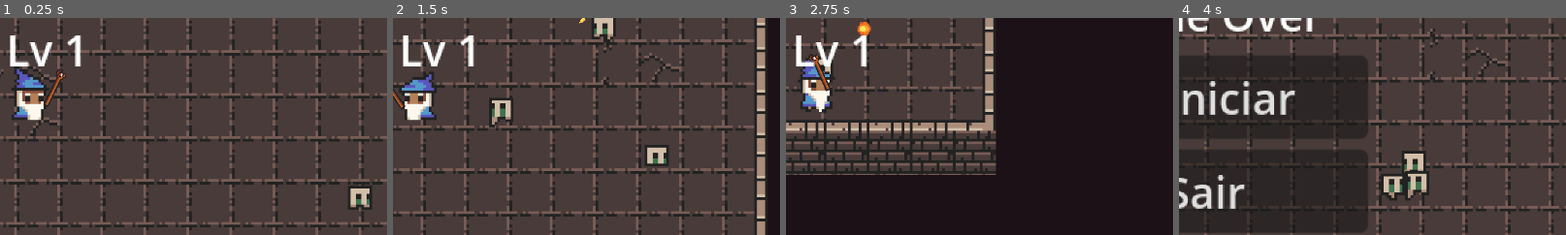
Above: before the commit, frames 1-4 (left to right).
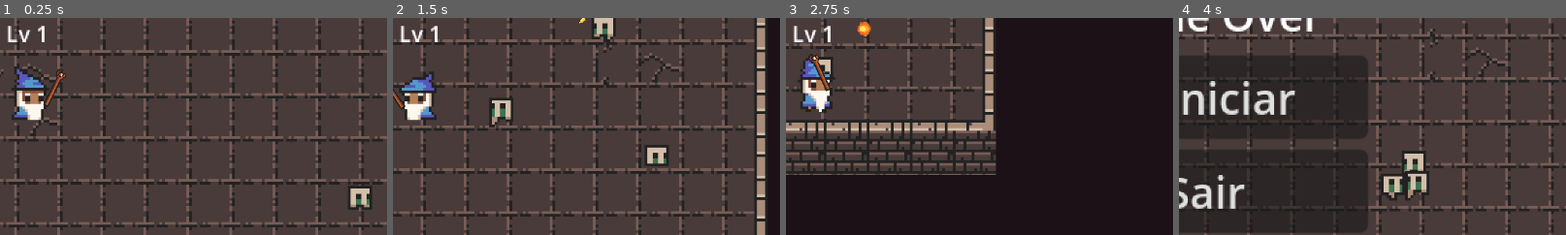
Above: after the commit, the same moments.

Repository: leanfj/infinit-dungeon
Game: Godot game, scene res://scenes/world_node_2d.tscn
The game is run twice, just before and just after one commit, with the same random seed, the same clock (stepped at 60 frames per second) and the same inputs.
Inputs (mouse positions are % of the whole screen's width and height, from its top left):
- Up to frame 1 (0.25 s): no input
- Up to frame 2 (1.5 s): tap Enter at 0.5 s; move the mouse to (72, 45) at 0.52 s; press the mouse at (72, 45) at 0.53 s; hold D (move_right) 0.53-1.28 s; move the mouse to (30, 55) at 1.27 s; release the mouse at (30, 55) at 1.28 s; hold S (move_down) from 1.28 s (still down); right-click (30, 55) at 1.35 s
- Up to frame 3 (2.75 s): move the mouse to (60, 28) at 2.02 s; release S (move_down) at 2.03 s; press the mouse at (60, 28) at 2.03 s; hold D (move_right) from 2.03 s (still down)
- Up to frame 4 (4 s): move the mouse to (45, 70) at 2.77 s; release D (move_right) at 2.78 s; release the mouse at (45, 70) at 2.78 s; hold W (move_up) 2.78-3.53 s; right-click (45, 70) at 2.85 s; move the mouse to (80, 65) at 3.52 s; press the mouse at (80, 65) at 3.53 s; hold A (move_left) from 3.53 s (still down)
The pictures show only the part of the screen within x 46-96%, y 35-85%; the shares and areas given below are measured in that part.

The runs differ from the first frame. In frame 1, 1.2% of the frame differs, in the area x 2-22%, y 3-23%; in frame 2, 1.2%; in frame 3, 1.2%; in frame 4, nothing differs.

Commit message:
Enhance TinyZombie character with experience reward; update player healing logic to reference max health correctly; adjust level label font size; increase max health gain on level up.

Diff:
--- a/entities/Enemies/TinyZombie/tiny_zombie_character_body_2d.tscn
+++ b/entities/Enemies/TinyZombie/tiny_zombie_character_body_2d.tscn
@@ -92,6 +92,7 @@
 radius = 5.628802
 
 [node name="TinyZombieCharacterBody2D" node_paths=PackedStringArray("_animation_sprite") instance=ExtResource("1_io6xf")]
+exp_reward = 1
 _animation_sprite = NodePath("AnimatedSprite2D")
 
 [node name="AnimatedSprite2D" parent="." index="0"]
@@ -107,8 +108,7 @@
 shape = SubResource("CapsuleShape2D_201g8")
 
 [node name="HurtBoxArea2D" parent="." index="2" instance=ExtResource("11_5ggfw")]
-collision_mask = 256
-target_groups = ["player"]
+target_groups = Array[String](["player"])
 
 [node name="CollisionShape2D2" type="CollisionShape2D" parent="HurtBoxArea2D" index="1"]
 position = Vector2(0.14066505, 0.088567734)
--- a/entities/player/player_character_body_2d.gd
+++ b/entities/player/player_character_body_2d.gd
@@ -55,8 +55,10 @@
 
 func heal(amount: int, max_cap: int = -1) -> void:
 	var cap: int = _max_health
+	if stats is CharacterStats:
+		cap = (stats as CharacterStats).max_health
 	if max_cap >= 0:
-		cap = min(max_cap, _max_health)
+		cap = min(max_cap, cap)
 	_player_health = clamp(_player_health + amount, 0, cap)
 	if stats is CharacterStats:
 		(stats as CharacterStats).current_health = _player_health
@@ -83,6 +85,9 @@
 
 
 func _on_stats_leveled_up(_new_level: int) -> void:
+	if stats is CharacterStats:
+		var cs := stats as CharacterStats
+		cs.current_health = cs.max_health
 	_sync_from_stats()
 	_update_level_label()
 
--- a/entities/player/player_character_body_2d.tscn
+++ b/entities/player/player_character_body_2d.tscn
@@ -30,5 +30,6 @@
 [node name="LevelLabel" type="Label" parent="."]
 offset_left = -8.0
 offset_top = -24.0
+theme_override_font_sizes/font_size = 8
 text = "Lv 1"
 horizontal_alignment = 1
--- a/mechanics/character_stats.gd
+++ b/mechanics/character_stats.gd
@@ -27,7 +27,7 @@
 	level += 1
 	# Simple scaling: increase thresholds and stats modestly.
 	experience_to_next = int(experience_to_next * 1.2) + 1
-	max_health += 1
+	max_health += 2
 	current_health = max_health
 	damage += 1
 	move_speed += 5.0
